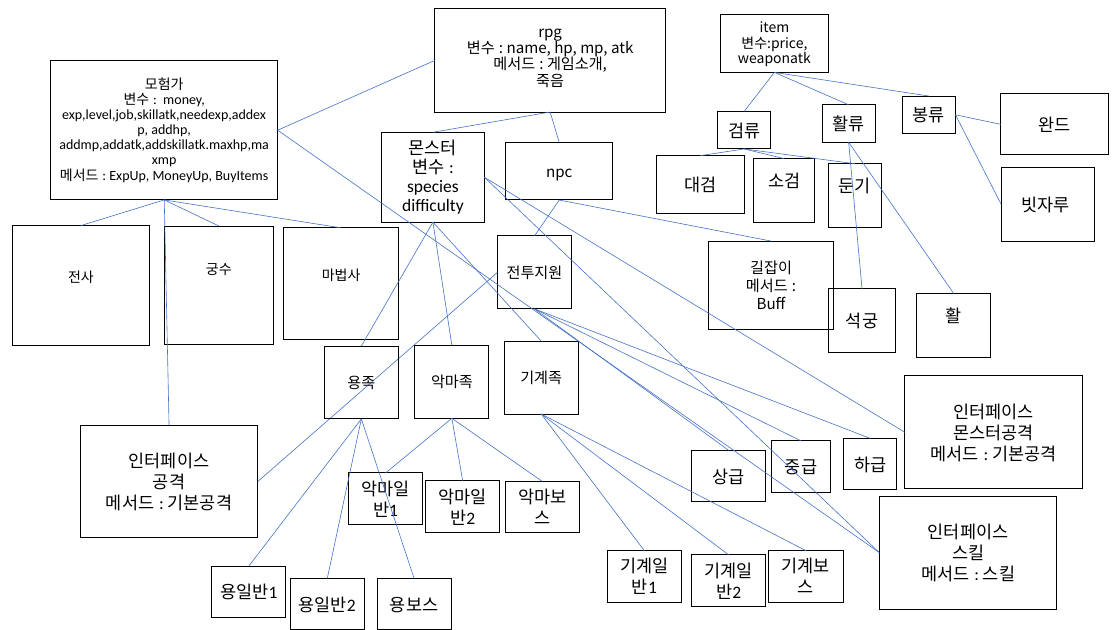
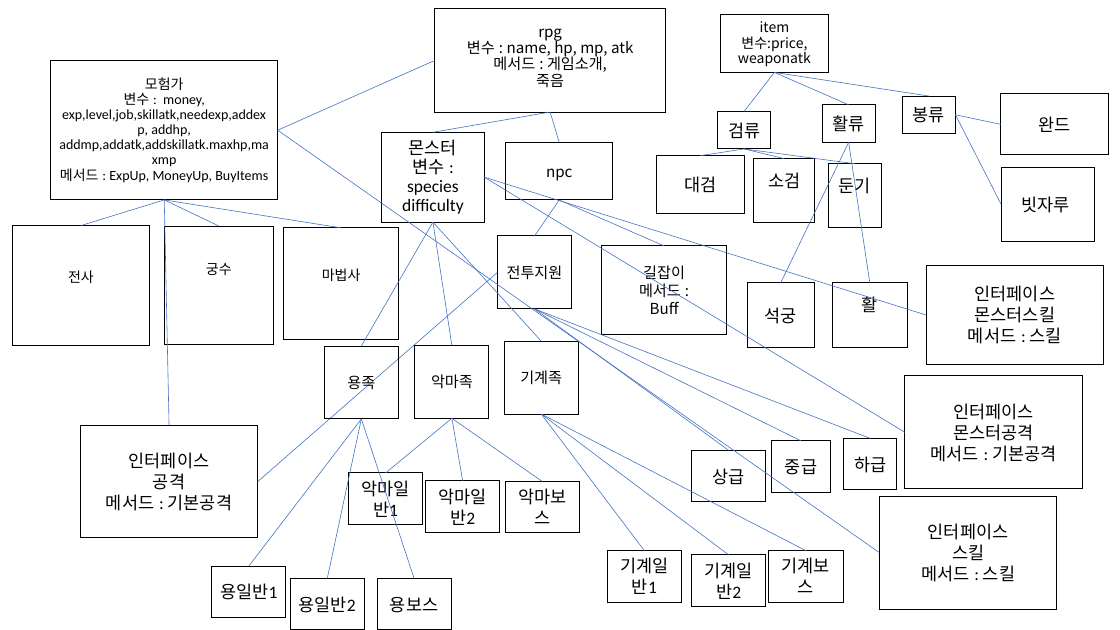
Before and after one commit to Nahoyoung146/javappt, a slide deck: slide 1 of rpg수정수정수정.pptx. Drawn at 1120x630 pixels with LibreOffice and Linux fonts; fonts in the diff are those of the drawing. Boxes give left, top, right and bottom in pixels: in the first picture for what was removed or moved away, otherwise in the second. Text is boxed around its words. In the diff, an @@ line names an element or a change of style, - is before the commit and + after.

Commit message:
수정

```diff
--- a/rpg수정수정수정.pptx
+++ b/rpg수정수정수정.pptx
@@ line moved from (849, 142) - (862, 289) to (849, 142) - (781, 283) @@
@@ line moved from (849, 142) - (954, 293) to (849, 142) - (870, 283) @@
@@ line moved from (485, 177) - (880, 553) to (485, 177) - (927, 315) @@
@@ line moved from (560, 200) - (771, 241) to (560, 200) - (665, 246) @@
@@ rectangle "길잡이": place and size @@
-rectangle "길잡이" at (708,241,833,330)
+rectangle "길잡이" at (602,246,727,335)
@@ rectangle added at (927,266,1105,365), outline #000000 0.75 pt, 15 pt, text #000000 @@
+인터페이스
+몬스터스킬
+메서드 : 스킬
@@ rectangle "석궁": place and size @@
-rectangle "석궁" at (828,289,896,353)
+rectangle "석궁" at (747,283,814,347)
@@ rectangle "활": place and size @@
-rectangle "활" at (917,293,991,357)
+rectangle "활" at (833,283,907,347)
```
